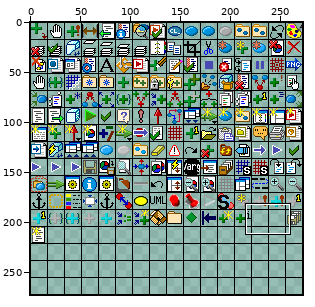
A sprite sheet gets an edit: Delivery/studio/bitmaps/png/icon_matrix_16.png. Above: a wide view before the commit, with the close-up outlined.
Close-up. First the earlier version:
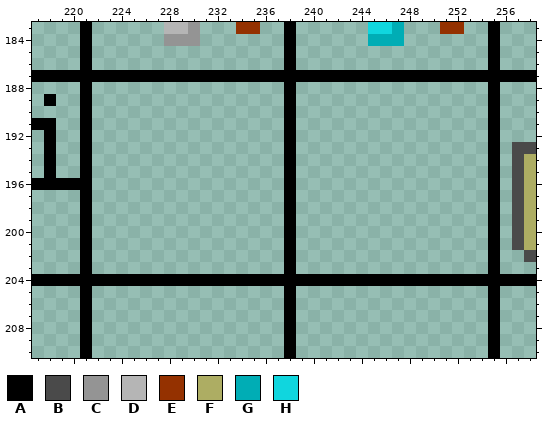
The file is 273x273 pixels. Colours within 5 levels of each other are drawn and written as one. Shown: x 217..258, y 183..210.
Palette (. is transparent): A #000000  B #4a4a4a  C #949494  D #b5b5b5  E #943100  F #adad63  G #00adb5  H #10d6de
Pixels before, first column x 217:
183 ....A......DDC...EE..A......HHG...EE..A...
184 ....A......CCC.......A......GGG.......A...
185 ....A................A................A...
186 ....A................A................A...
187 AAAAAAAAAAAAAAAAAAAAAAAAAAAAAAAAAAAAAAAAAA
188 ....A................A................A...
189 .A..A................A................A...
190 ....A................A................A...
191 AA..A................A................A...
192 .A..A................A................A...
193 .A..A................A................A.BB
194 .A..A................A................A.BF
195 .A..A................A................A.BF
196 AAAAA................A................A.BF
197 ....A................A................A.BF
198 ....A................A................A.BF
199 ....A................A................A.BF
200 ....A................A................A.BF
201 ....A................A................A.BF
202 ....A................A................A..B
203 ....A................A................A...
204 AAAAAAAAAAAAAAAAAAAAAAAAAAAAAAAAAAAAAAAAAA
205 ....A................A................A...
206 ....A................A................A...
207 ....A................A................A...
208 ....A................A................A...
209 ....A................A................A...
210 ....A................A................A...
After the commit:
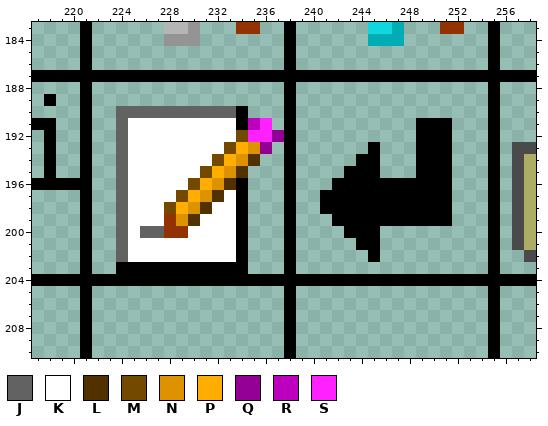
Colours new in this view: J #626262  K #ffffff  L #523100  M #734900  N #dd9300  P #ffad00  Q #940094  R #bd00bd  S #ff21ff
Edits made:
The edit adds colour A in row 190 at x 234; in row 191 at x 234 and 249 to 251; in row 192 at x 249 to 251; in row 193 at x 245 and 249 to 251; in row 194 at x 244 to 245 and 249 to 251; in row 195 at x 243 to 245 and 249 to 251.
The edit adds colour A in row 196 at x 234 and 242 to 251; in rows 197 to 198 at x 234 and 241 to 251; in row 199 at x 234 and 242 to 251; in row 200 at x 234 and 243 to 245; in row 201 at x 234 and 244 to 245; in row 202 at x 234 and 245.
The edit adds colour A in row 203 at x 224 to 234.
The edit adds colour E in row 199 at x 228; in row 200 at x 228 to 229.
The edit adds colour J in row 190 at x 224 to 233; in rows 191 to 199 at x 224; in row 200 at x 224 and 226 to 227; in rows 201 to 202 at x 224.
The edit adds colour K in rows 191 to 192 at x 225 to 233; in row 193 at x 225 to 232; in row 194 at x 225 to 231; in row 195 at x 225 to 230; in row 196 at x 225 to 229; in row 197 at x 225 to 228 and 233.
The edit adds colour K in row 198 at x 225 to 227 and 232 to 233; in row 199 at x 225 to 227 and 231 to 233; in row 200 at x 225 and 230 to 233; in rows 201 to 202 at x 225 to 233.
The edit adds colour L in row 194 at x 235; in row 195 at x 234; in row 196 at x 233; in row 197 at x 232; in row 198 at x 231; in row 199 at x 230.
The edit adds colour M in row 192 at x 234; in row 193 at x 233; in row 194 at x 232; in row 195 at x 231; in row 196 at x 230; in row 197 at x 229.
The edit adds colour M in row 198 at x 228.
The edit adds colour N in row 193 at x 235; in row 194 at x 234; in row 195 at x 233; in row 196 at x 232; in row 197 at x 231; in row 198 at x 230.
The edit adds colour N in row 199 at x 229.
The edit adds colour P in row 193 at x 234; in row 194 at x 233; in row 195 at x 232; in row 196 at x 231; in row 197 at x 230; in row 198 at x 229.
The edit adds colour Q in row 192 at x 237; in row 193 at x 236.
The edit adds colour R in row 191 at x 235.
The edit adds colour S in row 191 at x 236; in row 192 at x 235 to 236.
Boxes around the changes in both close-ups, in picture pixels (x1, y1, x2, y2):
added: (116, 106, 284, 274)
added: (320, 118, 452, 262)
